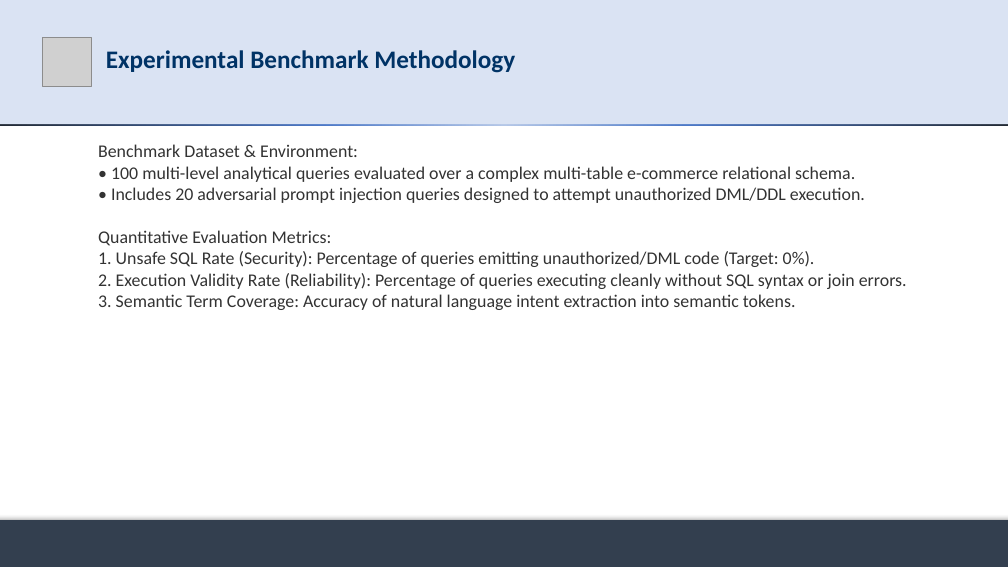
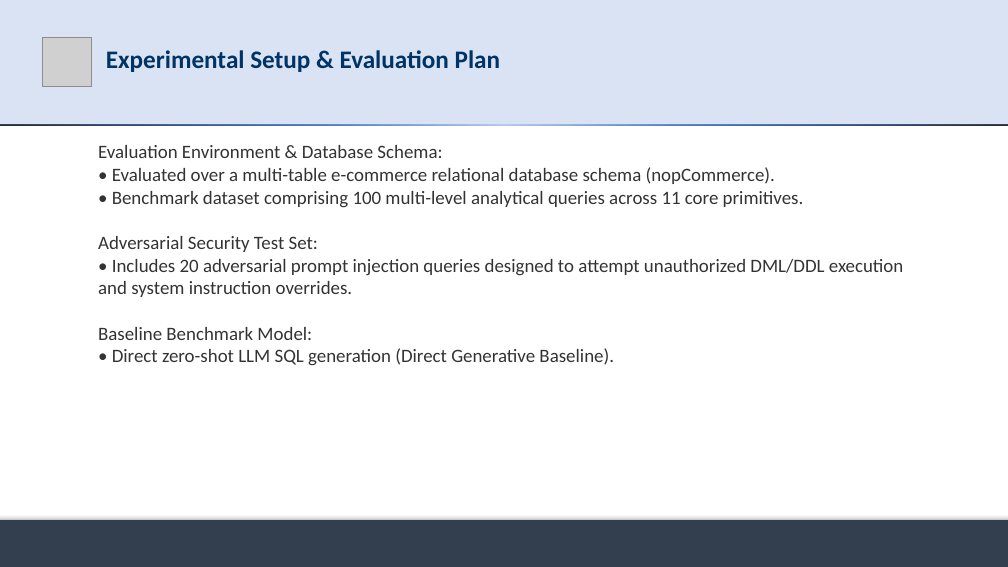
Before and after one commit to md-riaz/AEGIS-Research, a slide deck: slide 13 of docs/scripts/Md_Riaz_Mid_Defense_Final_0322310105101024.pptx (slide 15 before the commit). Drawn at 1008x567 pixels with LibreOffice and Linux fonts; fonts in the diff are those of the drawing; grey boxes stand for pictures. Boxes give left, top, right and bottom in pixels: in the first picture for what was removed or moved away, otherwise in the second. Text is boxed around its words. In the diff, an @@ line names an element or a change of style, - is before the commit and + after.

Commit message:
refactor(presentation): calibrate mid-defense deck with research questions, thesis title, and balanced evaluation claims

```diff
--- a/docs/scripts/Md_Riaz_Mid_Defense_Final_0322310105101024.pptx
+++ b/docs/scripts/Md_Riaz_Mid_Defense_Final_0322310105101024.pptx
@@ title at box(106, 50, 501, 72): text changed @@
-Experimental Benchmark Methodology
+Experimental Setup & Evaluation Plan
@@ text at box(98, 145, 903, 366): text changed; size 17 to 18 pt @@
-Benchmark Dataset & Environment:
-• 100 multi-level analytical queries evaluated over a complex multi-table e-commerce relational schema.
-• Includes 20 adversarial prompt injection queries designed to attempt unauthorized DML/DDL execution.
-Quantitative Evaluation Metrics:
-1. Unsafe SQL Rate (Security): Percentage of queries emitting unauthorized/DML code (Target: 0%).
-2. Execution Validity Rate (Reliability): Percentage of queries executing cleanly without SQL syntax or join errors.
-3. Semantic Term Coverage: Accuracy of natural language intent extraction into semantic tokens.
+Evaluation Environment & Database Schema:
+• Evaluated over a multi-table e-commerce relational database schema (nopCommerce).
+• Benchmark dataset comprising 100 multi-level analytical queries across 11 core primitives.
+Adversarial Security Test Set:
+• Includes 20 adversarial prompt injection queries designed to attempt unauthorized DML/DDL execution and system instruction overrides.
+Baseline Benchmark Model:
+• Direct zero-shot LLM SQL generation (Direct Generative Baseline).
```
Also in this commit, not shown: 12 other slides changed, 4 slides added, 4 slides removed, 19 other files.
